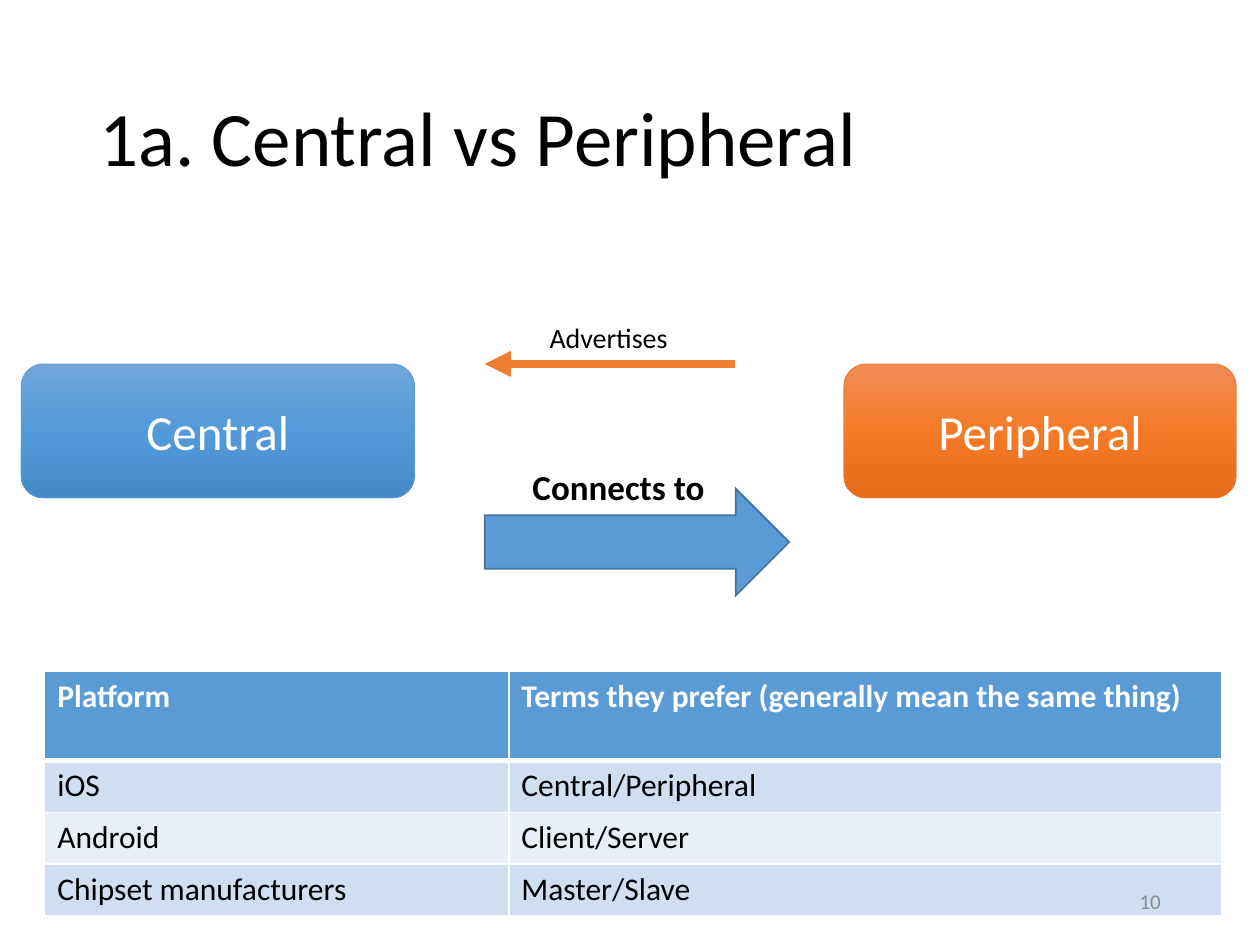
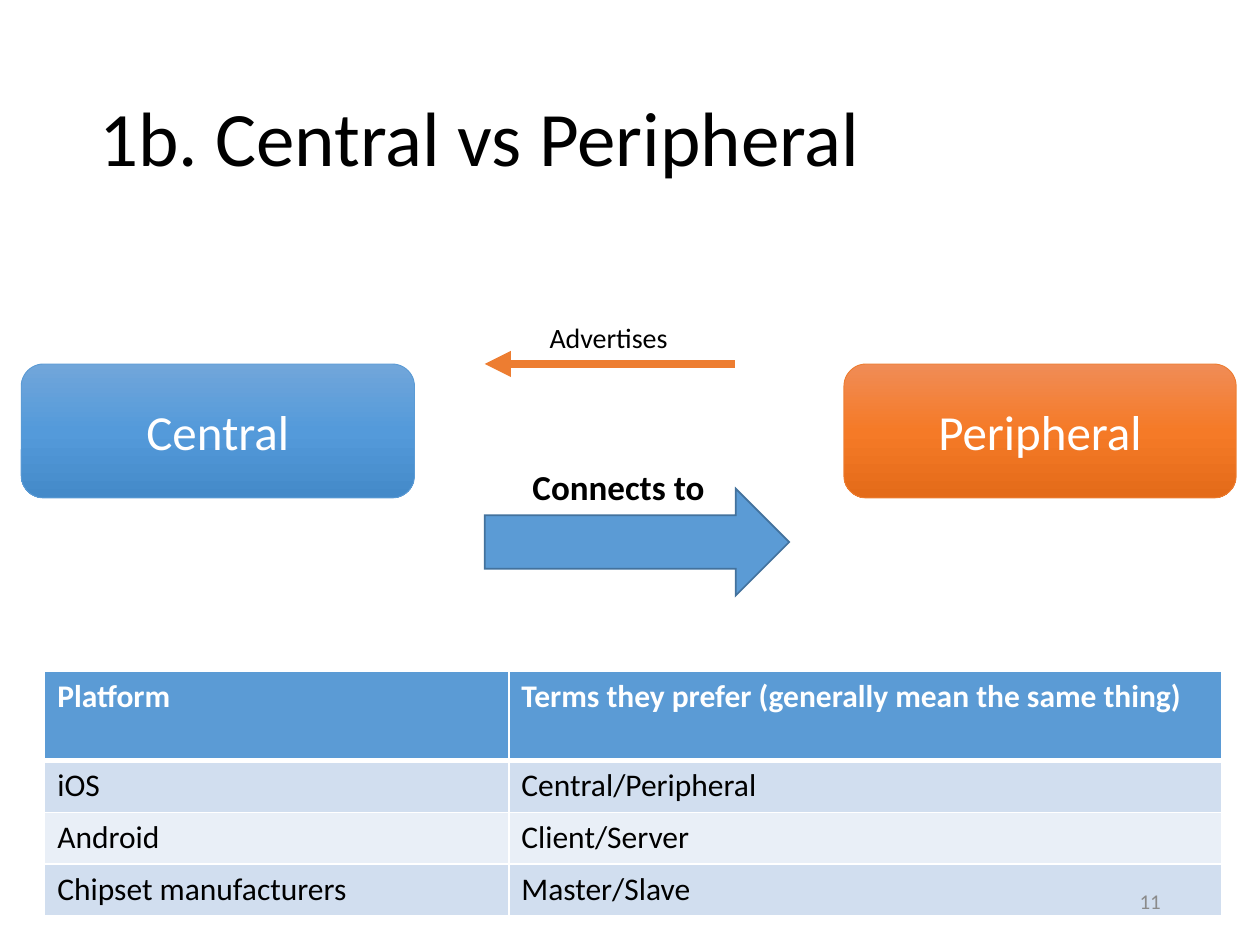
Before and after one commit to yeokm1/intro-to-ble, a slide deck: slide 11 of intro to ble.pptx (slide 10 before the commit). Drawn at 1260x945 pixels with LibreOffice and Linux fonts; fonts in the diff are those of the drawing. Boxes give left, top, right and bottom in pixels: in the first picture for what was removed or moved away, otherwise in the second. Text is boxed around its words. In the diff, an @@ line names an element or a change of style, - is before the commit and + after.

```diff
--- a/intro to ble.pptx
+++ b/intro to ble.pptx
@@ title at bbox=[99, 112, 859, 179]: text changed @@
-1a. Central vs Peripheral
+1b. Central vs Peripheral
@@ page number at bbox=[1140, 895, 1161, 909]: text changed @@
-10
+11
```
Also in this commit, not shown: 8 other slides changed, 1 slide added, 1 other file.
